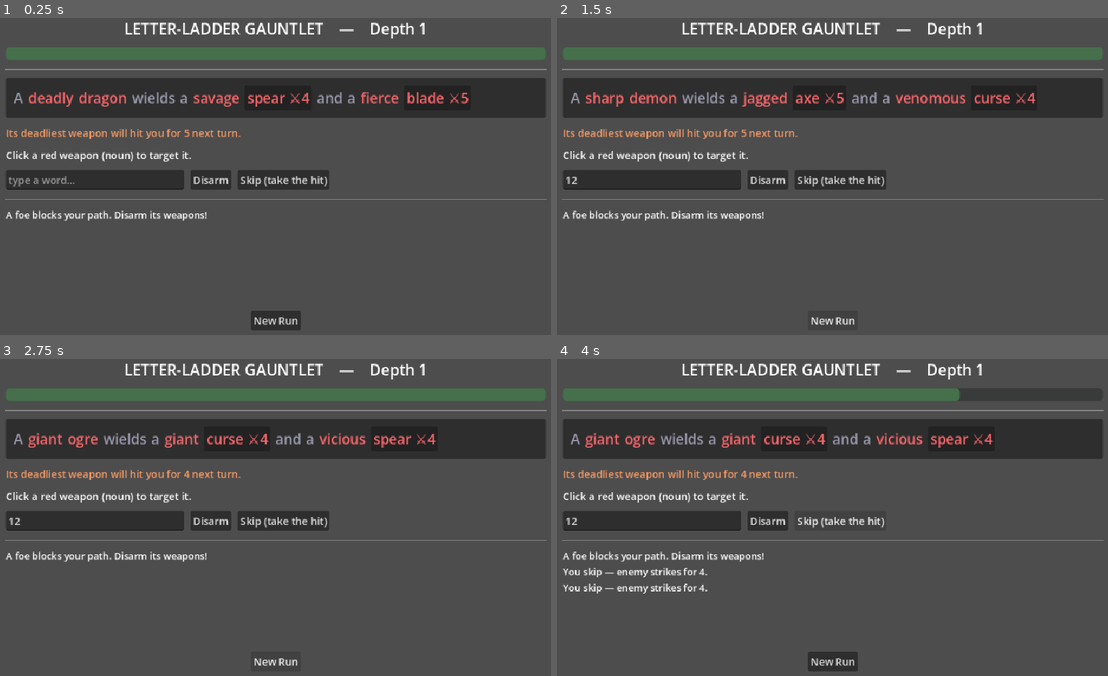
Above: before the commit, frames 1-4 (two rows, left to right).
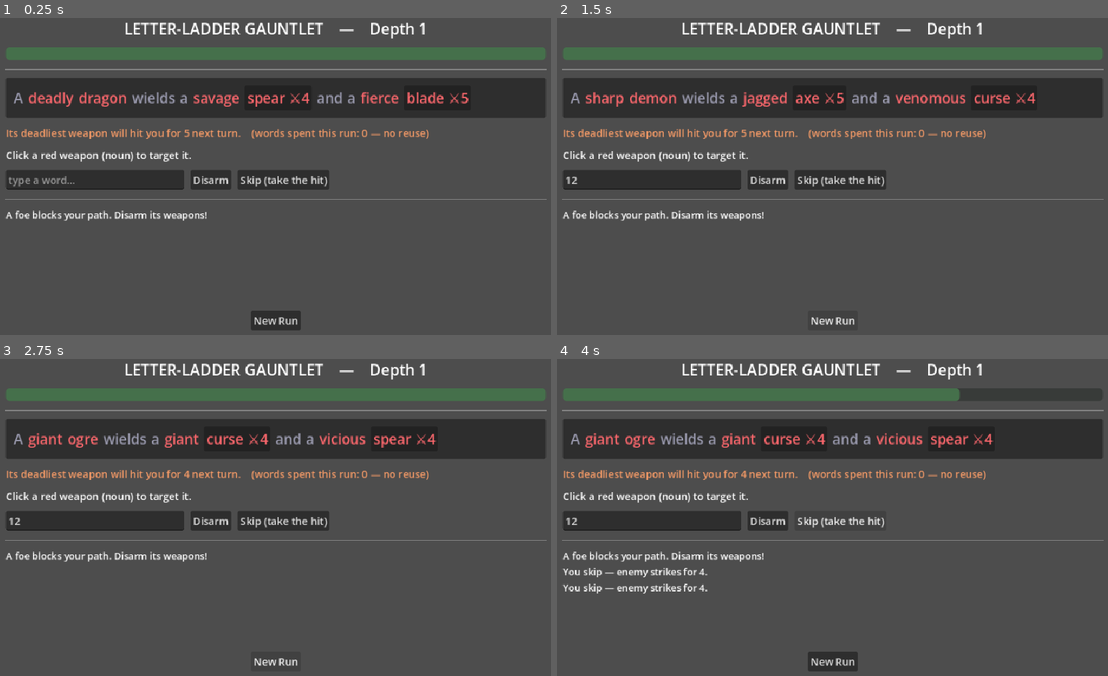
Above: after the commit, the same moments.

Repository: mattloper/wordbane
Game: Godot game, scene res://ladder.tscn
Same seed, same stepped clock (60 frames per second), same inputs: the game is played once before the commit and once after it. This scene is started directly instead of the project's main scene.
Inputs (mouse positions are in pixels of both pictures, inside the frame that each line leads up to):
- Up to frame 1 (0.25 s): no input
- Up to frame 2 (1.5 s): click (650, 179) at 0.52 s; type "12" at 0.6 s; click "New Run" at 1.25 s
- Up to frame 3 (2.75 s): click "New Run" at 2 s
- Up to frame 4 (4 s): click "Skip (take the hit)" at 2.75 s; click "Skip (take the hit)" at 3.5 s

The runs differ from the first frame. In frame 1, 0.4% of the frame differs, in the area x 45-78%, y 34-39%; in frame 2, 0.4%; in frame 3, 0.4%; in frame 4, 0.4%.

Commit message:
No-reuse now spans the whole run (was per-battle): vocabulary becomes the real limiter. begin() no longer clears used; scene/CLI seed it once per run. Rebalance: run-wide no-reuse self-balances — measured depth by vocab size (4->8, 6->11, 8/perfect->13), damage economy unchanged so HP/heal stay. Reword reuse msg 'this run', show words-spent in HUD, model limited-vocab player in balance.gd

Diff:
--- a/game/balance.gd
+++ b/game/balance.gd
@@ -1,72 +1,97 @@
 ## Difficulty-balancing harness (dev tool, not part of the game).
 ##
-## Auto-plays the gauntlet with PERFECT word-finding and optimal disarm order
-## (always remove the deadliest weapon you can solve), to measure the damage
-## economy independent of vocabulary. Use it after changing tuning constants in
-## Gauntlet (START_HP / HEAL / ramp / multipliers) to see the curve.
+## Auto-plays the gauntlet to measure the difficulty curve after tuning changes.
+## Models a LIMITED-VOCABULARY player: for each weapon they know only the K
+## easiest (shortest, then alphabetical) disarms — a rough proxy for what a person
+## can actually think of. With run-wide no-reuse, those known words get spent, so
+## the player eventually must Skip (take a hit) — which is the real new difficulty.
+##
+## Reports reached depth for several vocab sizes K, so you can tune HP/HEAL/ramp
+## (in Gauntlet) against a realistic player, not a perfect solver.
 ##
 ##   godot --headless --script res://balance.gd
-##
-## Read the result as: "even a perfect player is walled at this depth by damage
-## alone." Real players, limited by word-finding, end shallower — so you want this
-## comfortably deeper than your target human depth.
 extends SceneTree
 
-const RUNS := 40
+const RUNS := 60
 const DEPTH_CAP := 60
+const VOCAB_SIZES := [4, 6, 8, 999]  # 999 ≈ perfect vocabulary
+
+var _ladder: WordLadder
+var _disarm_cache: Dictionary = {}  # weapon word -> [disarms, easiest first]
 
 
 func _initialize() -> void:
-	var ladder := WordLadder.load_from("res://data/dictionary.json")
+	_ladder = WordLadder.load_from("res://data/dictionary.json")
 	var g := Gauntlet.new()
-	g.setup(GameLogic.load_bank("res://data/word_bank.json"), ladder)
+	g.setup(GameLogic.load_bank("res://data/word_bank.json"), _ladder)
 
-	var depths: Array = []
-	var dmg_by_depth: Dictionary = {}
-	var fights_by_depth: Dictionary = {}
-	for _run in range(RUNS):
-		var hp: int = Gauntlet.START_HP
-		var depth := 0
-		while depth < DEPTH_CAP:
-			depth += 1
-			var b := LadderBattle.new()
-			b.ladder = ladder
-			b.begin(g.generate(depth), hp, Gauntlet.START_HP)
-			var took := 0
-			var safety := 0
-			while b.state == LadderBattle.STATE_PLAY and safety < 40:
-				safety += 1
-				var weps := b.weapon_indices()
-				weps.sort_custom(func(a, c): return b.weapon_damage(a) > b.weapon_damage(c))
-				var moved := false
-				for wi in weps:
-					var word := ladder.find_transform(b.enemy.tokens[wi].text, "noun", b.used)
-					if word != "":
-						var before := b.player_hp
-						b.try_move(wi, word)
-						took += before - b.player_hp
-						moved = true
-						break
-				if not moved:
-					var before2 := b.player_hp
-					b.pass_turn()
-					took += before2 - b.player_hp
-			dmg_by_depth[depth] = float(dmg_by_depth.get(depth, 0.0)) + took
-			fights_by_depth[depth] = int(fights_by_depth.get(depth, 0)) + 1
-			if b.state == LadderBattle.STATE_LOST:
-				break
-			hp = mini(Gauntlet.START_HP, b.player_hp + Gauntlet.HEAL)
-		depths.append(depth)
+	print("Tuning: START_HP=%d HEAL=%d" % [Gauntlet.START_HP, Gauntlet.HEAL])
+	for k in VOCAB_SIZES:
+		var depths: Array = []
+		for run in range(RUNS):
+			depths.append(_play_run(g, k, run))
+		depths.sort()
+		var sum := 0.0
+		for d in depths:
+			sum += d
+		var label: String = "perfect" if k >= 999 else str(k)
+		print("  vocab=%-7s depth: min=%2d median=%2d max=%2d mean=%.1f" % [
+			label, depths[0], depths[depths.size() / 2], depths[-1], sum / depths.size()])
+	quit(0)
 
-	depths.sort()
-	var sum := 0.0
-	for d in depths:
-		sum += d
-	print("Tuning: START_HP=%d HEAL=%d" % [Gauntlet.START_HP, Gauntlet.HEAL])
-	print("OPTIMAL-PLAY depth over %d runs: min=%d median=%d max=%d mean=%.1f" % [
-		RUNS, depths[0], depths[depths.size() / 2], depths[-1], sum / depths.size()])
-	print("avg damage per fight by depth:")
-	for d in range(1, 13):
-		if fights_by_depth.has(d):
-			print("  depth %2d: %.1f" % [d, float(dmg_by_depth[d]) / float(fights_by_depth[d])])
-	quit(0)
+
+## Play one run with a K-word-per-weapon vocabulary; return depth reached.
+func _play_run(g: Gauntlet, vocab: int, seed_offset: int) -> int:
+	var hp: int = Gauntlet.START_HP
+	var used: Array = []
+	var depth := 0
+	while depth < DEPTH_CAP:
+		depth += 1
+		var b := LadderBattle.new()
+		b.ladder = _ladder
+		b.begin(g.generate(depth), hp, Gauntlet.START_HP)
+		b.used = used
+		var safety := 0
+		while b.state == LadderBattle.STATE_PLAY and safety < 40:
+			safety += 1
+			var word := _best_known_move(b, vocab)
+			if word.is_empty():
+				b.pass_turn()  # no known unused word — eat a hit
+			else:
+				b.try_move(word[0], word[1])
+		if b.state == LadderBattle.STATE_LOST:
+			break
+		hp = mini(Gauntlet.START_HP, b.player_hp + Gauntlet.HEAL)
+	return depth
+
+
+## Pick the deadliest weapon we have an unused known word for. Returns [idx, word]
+## or [] if none.
+func _best_known_move(b: LadderBattle, vocab: int) -> Array:
+	var weps := b.weapon_indices()
+	weps.sort_custom(func(a, c): return b.weapon_damage(a) > b.weapon_damage(c))
+	for wi in weps:
+		var target: String = b.enemy.tokens[wi].text
+		for w in _known_disarms(target, vocab):
+			if not (w in b.used):
+				return [wi, w]
+	return []
+
+
+## The K easiest disarms a player would know for a weapon (cached).
+func _known_disarms(target: String, vocab: int) -> Array:
+	if not _disarm_cache.has(target):
+		var found: Array = []
+		for w in _ladder.words:
+			var m: Dictionary = _ladder.words[w]
+			if w == target or m.get("sentiment", "") == "negative" or not ("noun" in m.get("pos", [])):
+				continue
+			var grew: bool = w.length() > target.length() and WordLadder.is_submultiset(target, w)
+			var shrank: bool = w.length() < target.length() and WordLadder.is_submultiset(w, target)
+			if grew or shrank:
+				found.append(w)
+		# easiest first: shorter, then alphabetical
+		found.sort_custom(func(a, c): return a.length() < c.length() if a.length() != c.length() else a < c)
+		_disarm_cache[target] = found
+	var all: Array = _disarm_cache[target]
+	return all.slice(0, mini(vocab, all.size()))
--- a/game/core/ladder_battle.gd
+++ b/game/core/ladder_battle.gd
@@ -24,11 +24,12 @@
 var state := STATE_PLAY
 
 
+## Start a fight. NOTE: `used` is NOT cleared here — no-reuse spans the whole run,
+## so the caller seeds `used` once at run start and it carries between battles.
 func begin(enemy_fighter: Dictionary, hp: int, max_hp: int) -> void:
 	enemy = enemy_fighter
 	player_hp = hp
 	player_max = max_hp
-	used = []
 	state = STATE_PLAY
 
 
--- a/game/core/word_ladder.gd
+++ b/game/core/word_ladder.gd
@@ -92,7 +92,7 @@
 	if w == t:
 		return {"ok": false, "reason": "must be a different word"}
 	if w in used:
-		return {"ok": false, "reason": "'%s' already used this battle" % w}
+		return {"ok": false, "reason": "'%s' already used this run" % w}
 	if not is_word(w):
 		return {"ok": false, "reason": "'%s' isn't in the dictionary" % w}
 
--- a/game/ladder.gd
+++ b/game/ladder.gd
@@ -51,6 +51,7 @@
 	_depth = 1
 	_over = false
 	_log_lines = []
+	_battle.used = []  # no-reuse spans the whole run
 	_start_enemy()
 	_log_msg("A foe blocks your path. Disarm its weapons!")
 
@@ -119,7 +120,11 @@
 	_hpbar.modulate = Color(0.35, 0.75, 0.4) if _hp > START_HP / 3 else Color(0.9, 0.35, 0.35)
 
 	_render_sentence()
-	_incoming.text = "" if _over else "Its deadliest weapon will hit you for %d next turn." % _battle.incoming_damage()
+	if _over:
+		_incoming.text = ""
+	else:
+		_incoming.text = "Its deadliest weapon will hit you for %d next turn.    (words spent this run: %d — no reuse)" % [
+			_battle.incoming_damage(), _battle.used.size()]
 	if _over:
 		_selinfo.text = "GAME OVER — press New Run."
 	elif _selected >= 0:
--- a/game/play.gd
+++ b/game/play.gd
@@ -94,7 +94,7 @@
 		run.hp = mini(int(run.max), int(run.hp) + HEAL)
 		run.depth = cleared + 1
 		run.enemy = _gauntlet.generate(run.depth)
-		run.used = []
+		# run.used carries forward — no-reuse spans the whole run.
 		_save(run)
 		print("\n*** ENEMY DISARMED! +%d HP. Descending to depth %d... ***\n" % [HEAL, run.depth])
 		_print_run(run)
